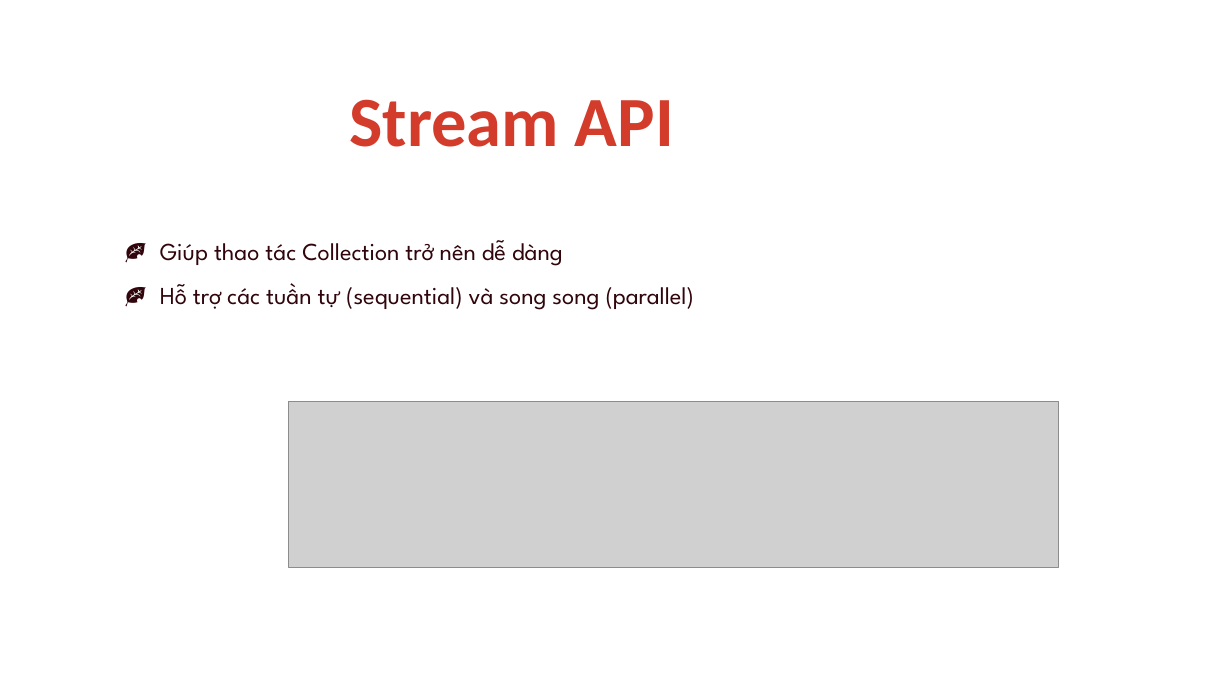
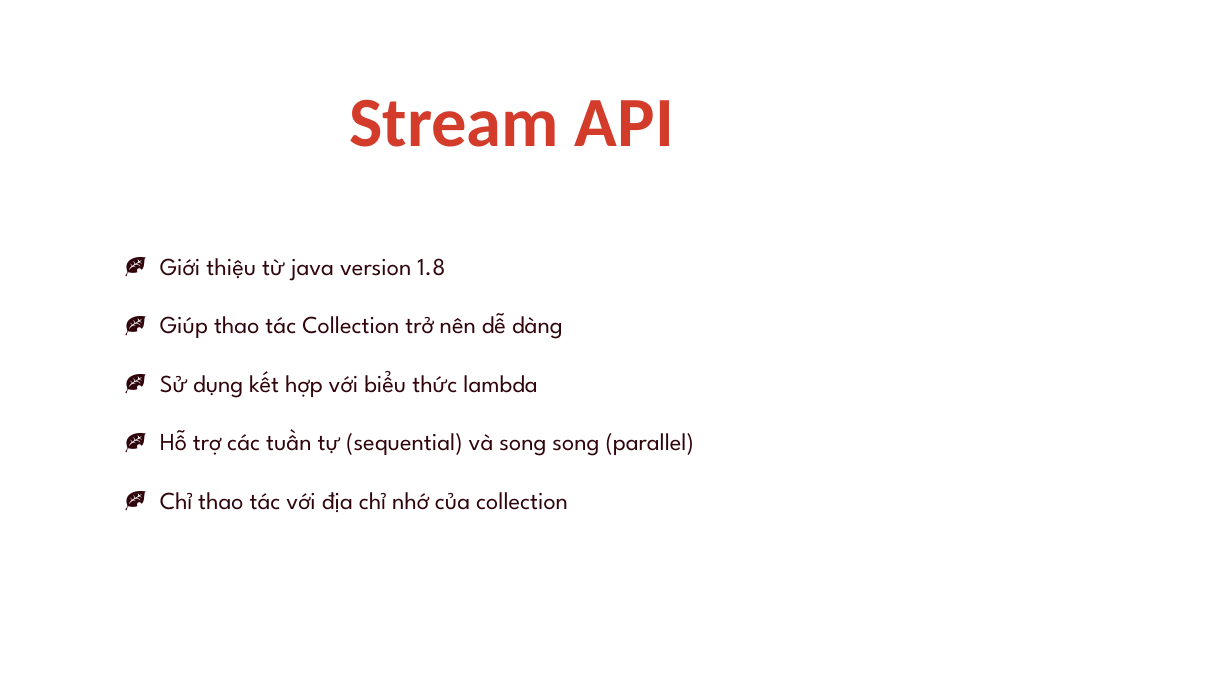
Before and after one commit to goodbyevinh/MyAppChat, a slide deck: slide 11 of Seminar/present.pptx. Drawn at 1232x693 pixels with LibreOffice and Linux fonts; fonts in the diff are those of the drawing; grey boxes stand for pictures. Boxes give left, top, right and bottom in pixels: in the first picture for what was removed or moved away, otherwise in the second. Text is boxed around its words. In the diff, an @@ line names an element or a change of style, - is before the commit and + after.

```diff
--- a/Seminar/present.pptx
+++ b/Seminar/present.pptx
@@ text at <box>160,258,445,281</box>: paragraph added @@
+🍂 Giới thiệu từ java version 1.8
@@ text at <box>160,313,694,456</box>: line spacing 1.5 to 2 @@
@@ text at <box>160,371,537,398</box>: paragraph added @@
+🍂 Sử dụng kết hợp với biểu thức lambda
@@ picture removed at <box>288,401,1058,567</box> @@
@@ text at <box>160,492,568,512</box>: paragraph added @@
+🍂 Chỉ thao tác với địa chỉ nhớ của collection
```
Also in this commit, not shown: 6 other slides changed, 13 slides added, 3 slides removed, 11 other files.
